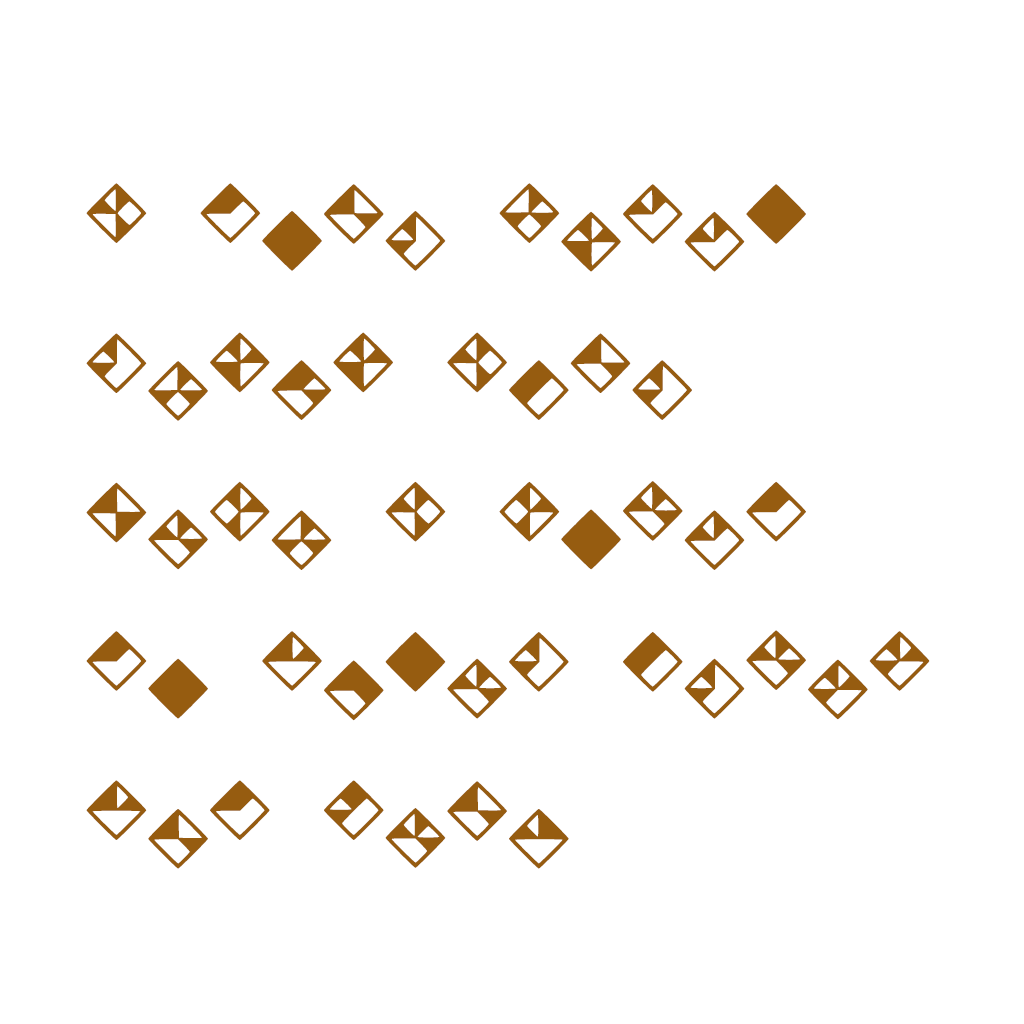
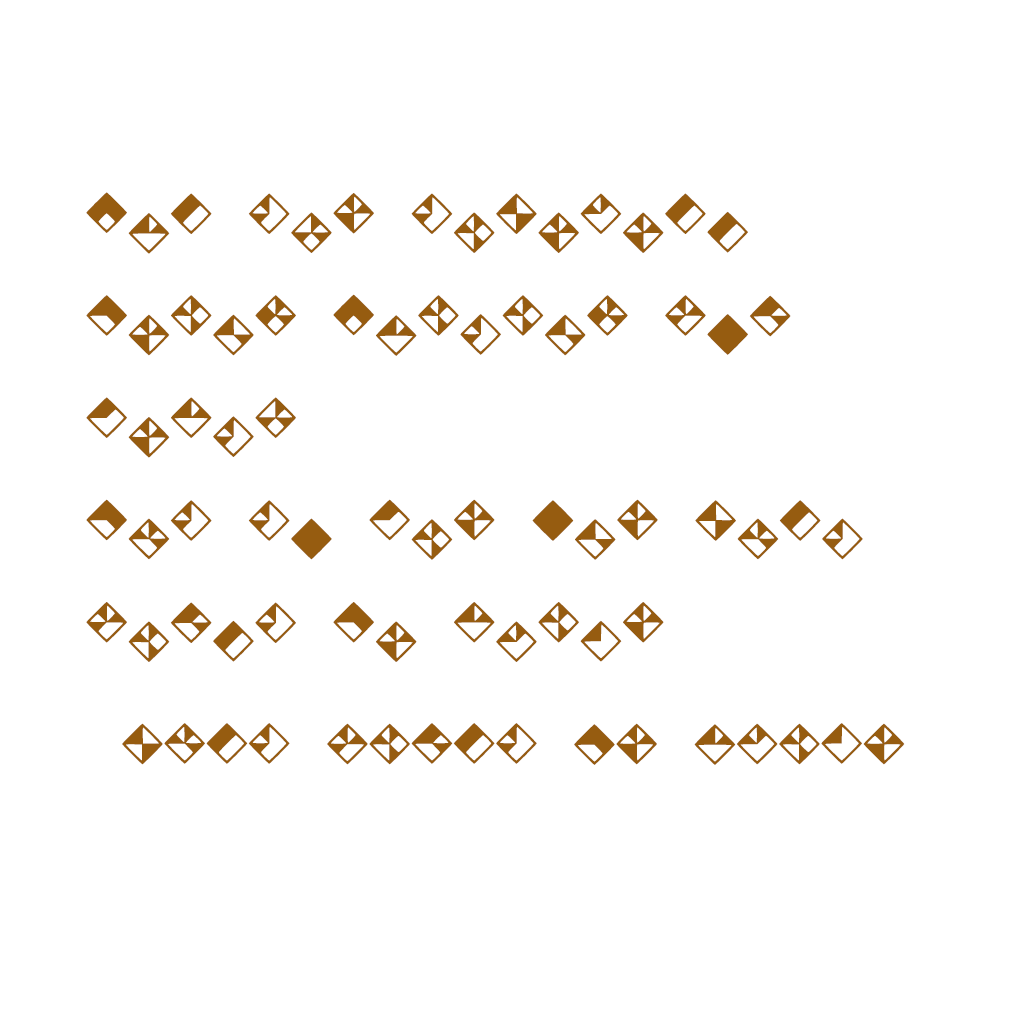
Comparing the layer stacks of the two 1024×1024 images. Changes:
renamed "I DoNt HeLlO ThErE IsNt MuCh I CoUlD Do AbOuT StUfF AnD JuNk" to "WaS ThE TiMeLeSs BeInG WaItInG FoR DeAtH? BuT To DiE, OnE MuSt", painted on it over [86, 183, 930, 869]
